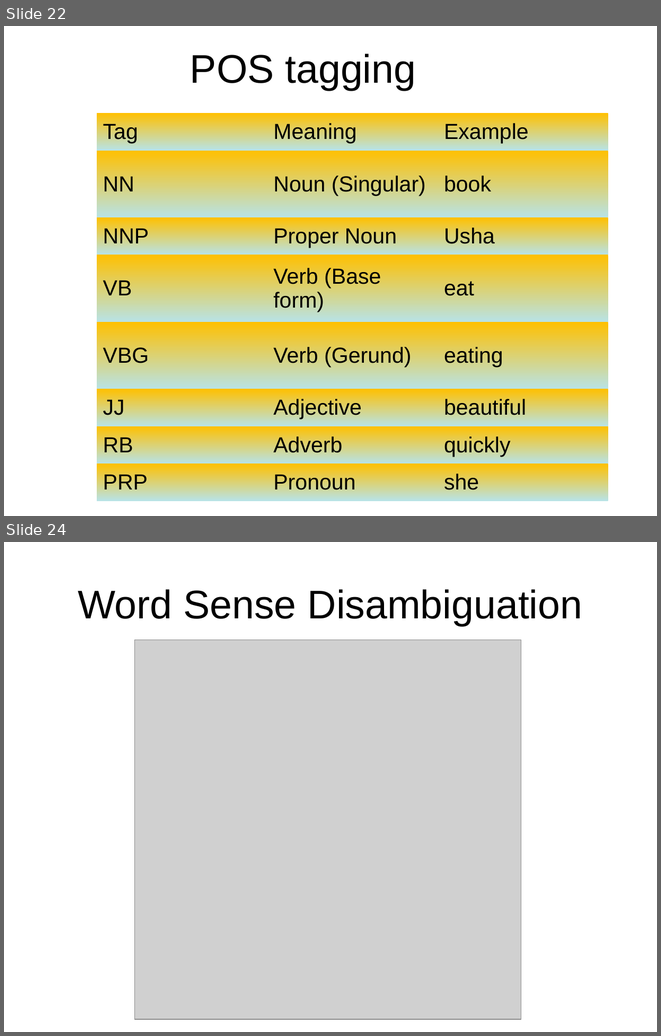
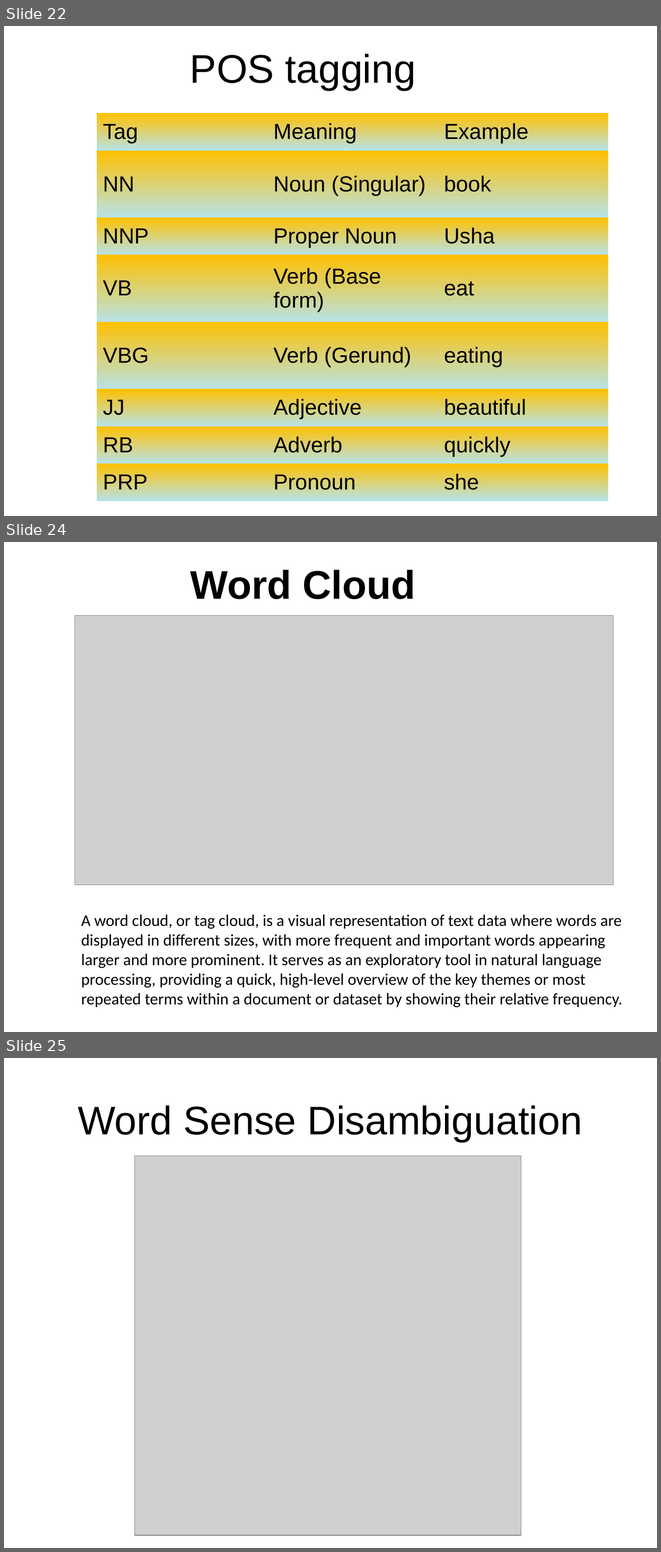
Before and after one commit to usshaa/SkillzRevozNLP, a slide deck: NLP.ppt. Shown one above the other, each under a label of ours: slides 22 and 24 before the commit, slides 22, 24 and 25 after it; the slides between them are not shown. The pictures are 661x1036 and 661x1552 pixels, drawn with LibreOffice and Linux fonts; fonts in the diff are those of the drawing; grey boxes stand for pictures; background and template pictures are left out. Boxes give left, top, right and bottom in pixels: in the first picture for what was removed or moved away, otherwise in the second. Text is boxed around its words. In the diff, an @@ line names an element or a change of style, - is before the commit and + after.

```diff
--- a/NLP.ppt
+++ b/NLP.ppt
@@ slide 24 added at (4,542,657,1032), background picture (left out) @@
@@ title added at (191,570,416,599), 44 pt, text #000000, bold @@
+Word Cloud
@@ picture added at (74,616,613,885) @@
@@ text added at (81,914,622,1007), 18 pt, text #000000 @@
+A word cloud, or tag cloud, is a visual representation of text data where words are displayed in different sizes, with more frequent and important words appearing larger and more prominent. It serves as an exploratory tool in natural language processing, providing a quick, high-level overview of the key themes or most repeated terms within a document or dataset by showing their relative frequency.
@@ what was slide 24 is now slide 25 @@
```
Also in this commit, not shown: 1 other slide added, 1 slide removed.
